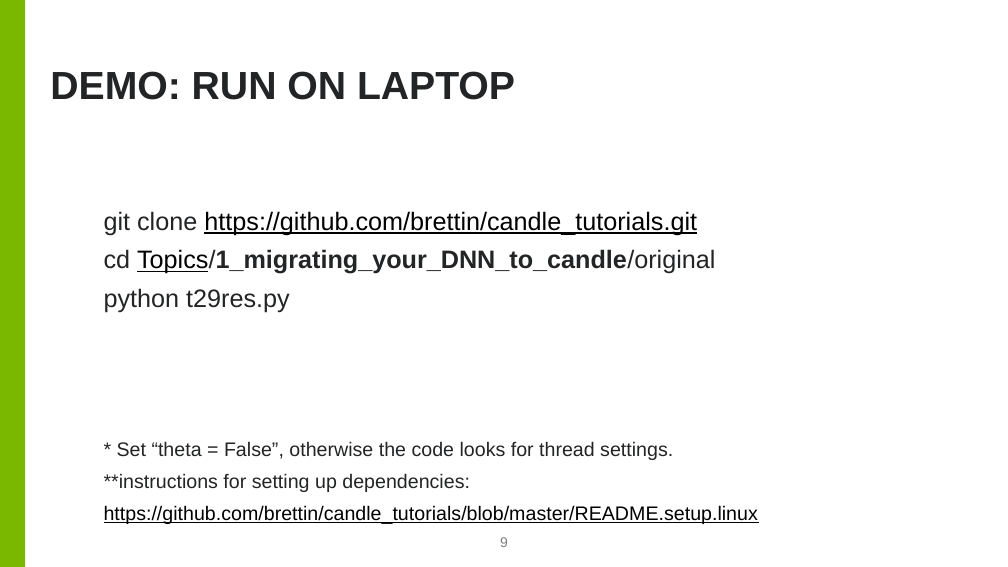
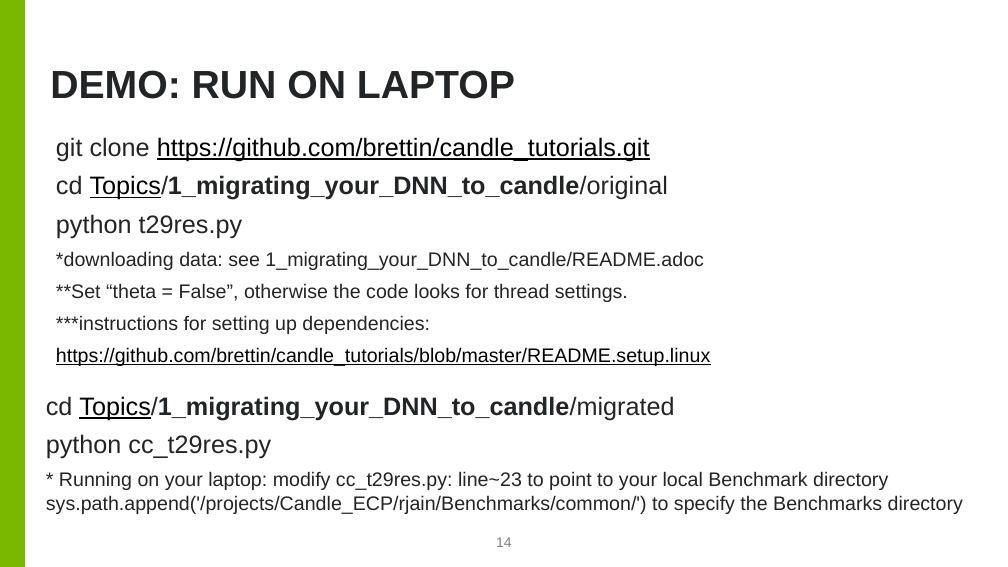
Before and after one commit to brettin/candle_tutorials, a slide deck: slide 14 of Topics/1_migrating_your_DNN_to_candle/CANDLE_Compliant_DNN.pptx (slide 9 before the commit). Drawn at 1008x567 pixels with LibreOffice and Linux fonts; fonts in the diff are those of the drawing; background and template pictures are left out. Boxes give left, top, right and bottom in pixels: in the first picture for what was removed or moved away, otherwise in the second. Text is boxed around its words. In the diff, an @@ line names an element or a change of style, - is before the commit and + after.

Commit message:
Add some exercise and data downloading step

```diff
--- a/Topics/1_migrating_your_DNN_to_candle/CANDLE_Compliant_DNN.pptx
+++ b/Topics/1_migrating_your_DNN_to_candle/CANDLE_Compliant_DNN.pptx
@@ text "git clone https://github.com/brettin/candle_tutorials.git": place and size @@
-text "git clone https://github.com/brettin/candle_tutorials.git" at bbox=[104, 211, 758, 524]
+text "git clone https://github.com/brettin/candle_tutorials.git" at bbox=[56, 137, 710, 366]
@@ text at bbox=[56, 251, 704, 334]: text changed @@
-* Set “theta = False”, otherwise the code looks for thread settings.
-**instructions for setting up dependencies:
+*downloading data: see 1_migrating_your_DNN_to_candle/README.adoc
+**Set “theta = False”, otherwise the code looks for thread settings.
+***instructions for setting up dependencies:
@@ text added at bbox=[46, 396, 963, 514], 14 pt, text #232425 @@
+cd Topics/1_migrating_your_DNN_to_candle/migrated
+python cc_t29res.py
+* Running on your laptop: modify cc_t29res.py: line~23 to point to your local Benchmark directory sys.path.append('/projects/Candle_ECP/rjain/Benchmarks/common/') to specify the Benchmarks directory
@@ page number at bbox=[496, 537, 512, 547]: text changed @@
-9
+14
```
Also in this commit, not shown: 6 other slides changed.
